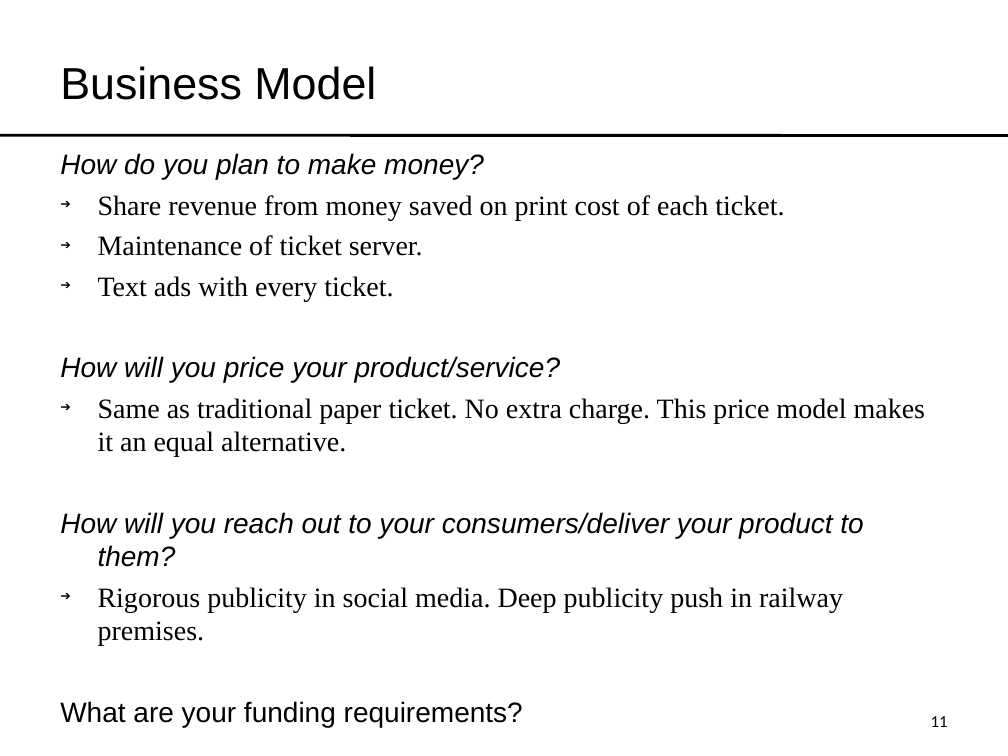
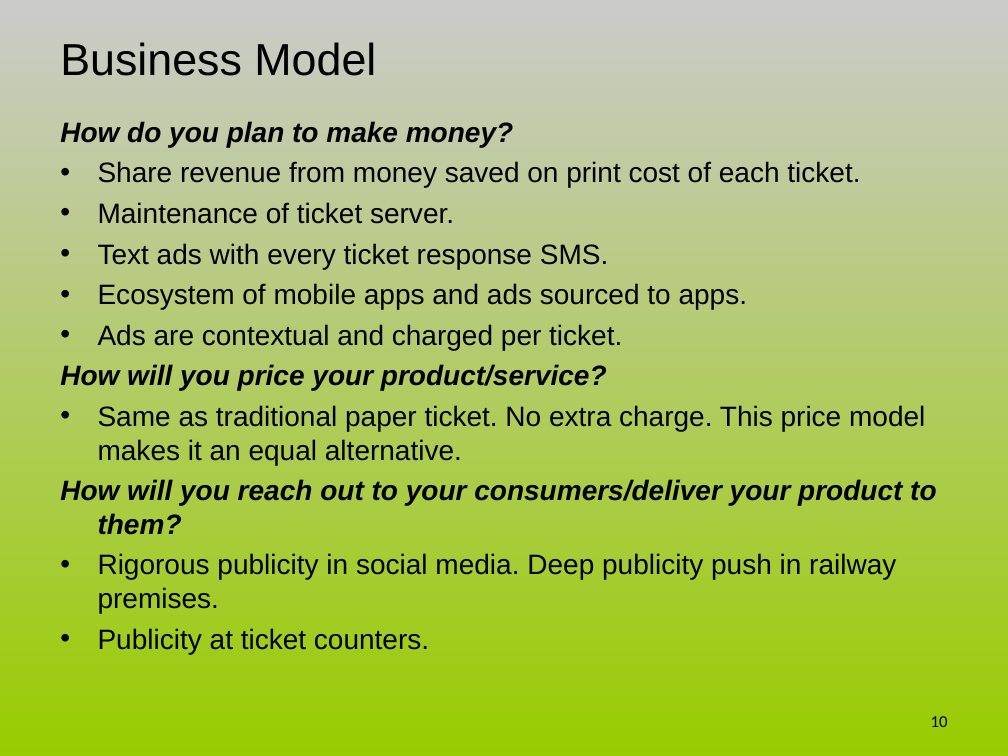
Before and after one commit to sriks/decii, a slide deck: slide 10 of mobileticketing/69290A4E.ppt (slide 11 before the commit). Drawn at 1008x756 pixels with LibreOffice and Linux fonts; fonts in the diff are those of the drawing. Boxes give left, top, right and bottom in pixels: in the first picture for what was removed or moved away, otherwise in the second. Text is boxed around its words. In the diff, an @@ line names an element or a change of style, - is before the commit and + after.

```diff
--- a/mobileticketing/69290A4E.ppt
+++ b/mobileticketing/69290A4E.ppt
@@ background #FFFFFF to gradient #CBCBCB to #99CC00 @@
@@ text "Business Model": place and size @@
-text "Business Model" at <box>60,66,376,100</box>
+text "Business Model" at <box>60,42,376,76</box>
@@ text "How do you plan to ...": place and size @@
-text "How do you plan to ..." at <box>60,153,926,646</box>
+text "How do you plan to ..." at <box>60,121,936,654</box>
@@ line removed from (0, 135) to (1008, 135) @@
@@ text at <box>60,121,936,613</box>: bold on in "How do you plan to make money?", "How will you price your product/service?", "How will you reach out to your ..."; font Times New Roman to Arial in "Share revenue from money saved on print ...", "Maintenance of ticket server.", "Same as traditional paper ticket. No extra ...", "Rigorous publicity in social media. Deep publicity ..."; bullet ➔ to • @@
@@ text at <box>98,243,748,350</box>: text changed; font Times New Roman to Arial @@
-➔ Text ads with every ticket.
+• Text ads with every ticket response SMS.
+• Ecosystem of mobile apps and ads sourced to apps.
+• Ads are contextual and charged per ticket.
@@ text at <box>98,628,429,654</box>: text changed @@
-What are your funding requirements?
+• Publicity at ticket counters.
@@ page number at <box>931,716,948,727</box>: text changed @@
-11
+10
```
Also in this commit, not shown: 9 other slides changed, 1 slide added, 1 slide removed, 4 other files.
